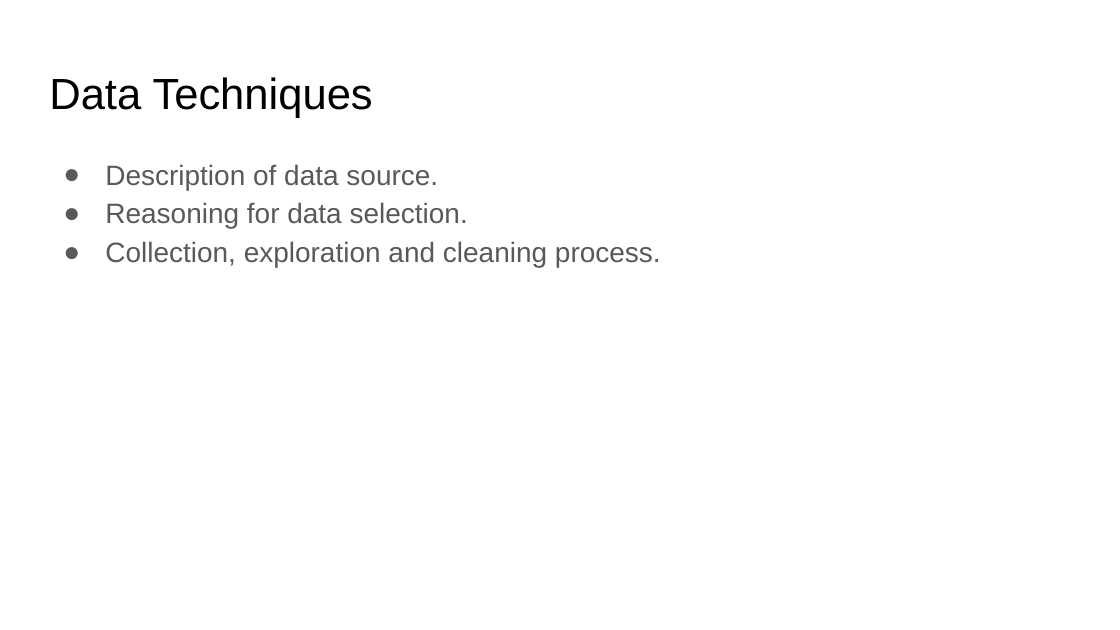
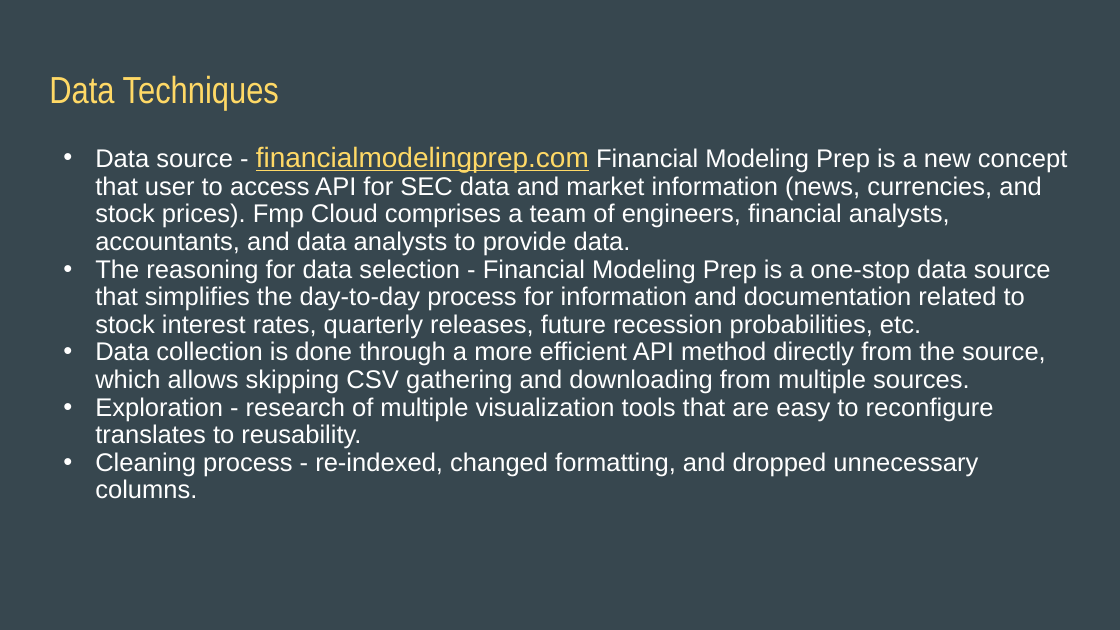
Before and after one commit to zeta1178/FinTech-Project1, a slide deck: slide 4 of FinTech_Project_1_Presentation.pptx. Drawn at 1120x630 pixels with LibreOffice and Linux fonts; fonts in the diff are those of the drawing. Boxes give left, top, right and bottom in pixels: in the first picture for what was removed or moved away, otherwise in the second. Text is boxed around its words. In the diff, an @@ line names an element or a change of style, - is before the commit and + after.

```diff
--- a/FinTech_Project_1_Presentation.pptx
+++ b/FinTech_Project_1_Presentation.pptx
@@ background #FFFFFF to #37474F @@
@@ title "Data Techniques" at <box>49,75,279,111</box>: size 28 to 24.2 pt, font Arial to Arial Narrow, text colour #000000 to #FFD966 @@
@@ text at <box>95,146,1067,499</box>: text changed; size 18 to 16.4 pt; text colour #595959 to #FFFFFF @@
-● Description of data source.
-● Reasoning for data selection.
-● Collection, exploration and cleaning process.
+• Data source - financialmodelingprep.com Financial Modeling Prep is a new concept that user to access API for SEC data and market information (news, currencies, and stock prices). Fmp Cloud comprises a team of engineers, financial analysts, accountants, and data analysts to provide data.
+• The reasoning for data selection - Financial Modeling Prep is a one-stop data source that simplifies the day-to-day process for information and documentation related to stock interest rates, quarterly releases, future recession probabilities, etc.
+• Data collection is done through a more efficient API method directly from the source, which allows skipping CSV gathering and downloading from multiple sources.
+• Exploration - research of multiple visualization tools that are easy to reconfigure translates to reusability.
+• Cleaning process - re-indexed, changed formatting, and dropped unnecessary columns.
```
Also in this commit, not shown: 5 other slides changed, 4 slides added, 2 slides removed.
